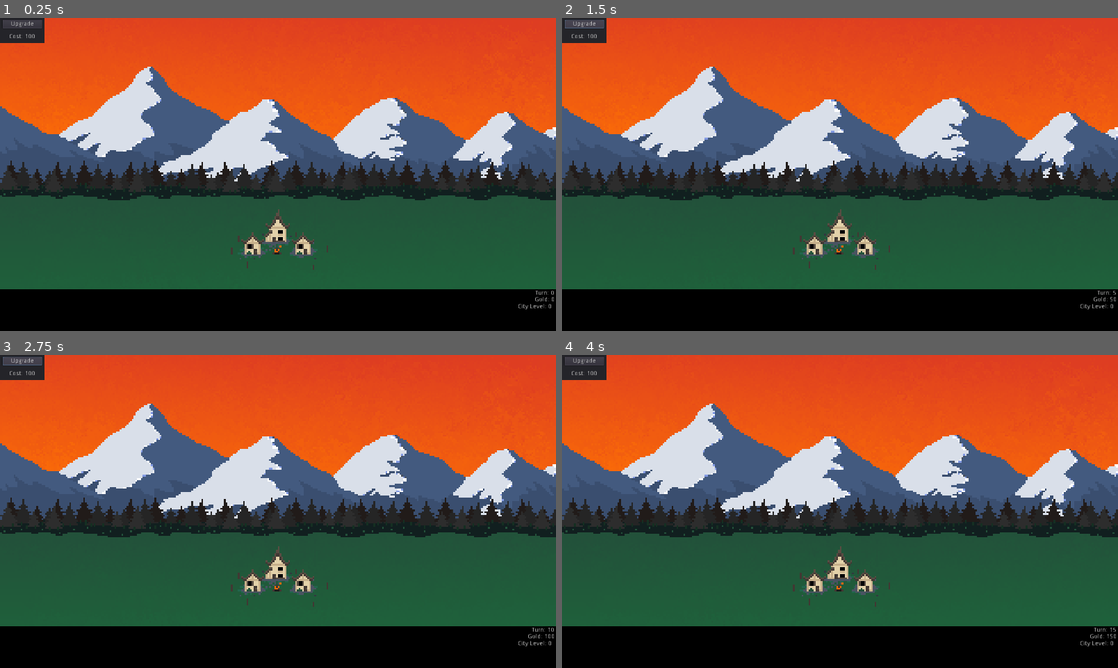
Above: before the commit, frames 1-4 (two rows, left to right).
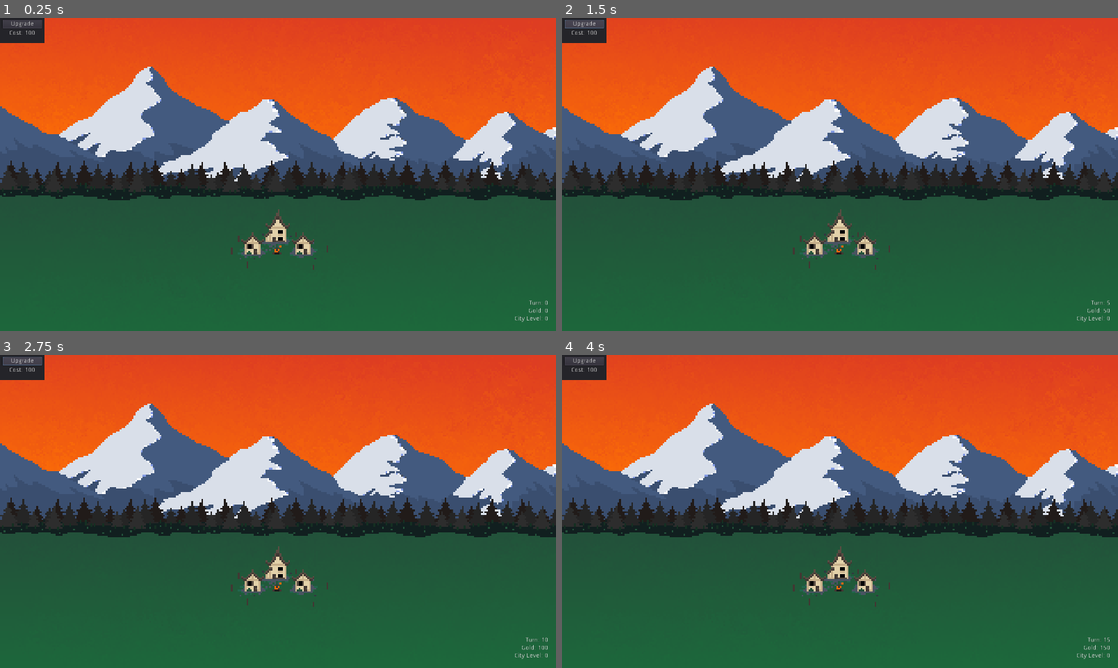
Above: after the commit, the same moments.

Repository: terrainbuilder52/Disaster_Dispatcher
Game: Godot game, scene res://Main_Scene.tscn
Two runs of this game, one before a commit and one after it. Both use one fixed random seed, a clock stepped at 60 frames per second and the inputs below.
Inputs:
- Up to frame 1 (0.25 s): no input
- Up to frame 2 (1.5 s): click "Upgrade" at 0.5 s; click "Upgrade" at 1.25 s
- Up to frame 3 (2.75 s): click "Upgrade" at 2 s
- Up to frame 4 (4 s): tap Enter (ui_accept) at 2.75, 3.02, 3.5, 3.77 s

The runs differ from the first frame. In frame 1, 13% of the frame differs, in the area x 0-100%, y 4-100%; in frame 2, 13%; in frame 3, 13%; in frame 4, 13%.

Commit message:
Rearranged GUI nodes

Diff:
--- a/Disaster_Dispatcher/City.gd
+++ b/Disaster_Dispatcher/City.gd
@@ -6,15 +6,15 @@
 func _ready():
 	var city_level = 0
 	var main_scene = get_parent()
-	main_scene.get_node("WorldUI/CanvasLayer/GoldLabel").text = "Gold: " + str(gold)
-	main_scene.get_node("WorldUI/CanvasLayer/CityLevelLabel").text = "City Level: " + str(city_level)
+	main_scene.get_node("WorldUI/StatsLabels/GoldLabel").text = "Gold: " + str(gold)
+	main_scene.get_node("WorldUI/StatsLabels/CityLevelLabel").text = "City Level: " + str(city_level)
 
 
 # Called every frame. 'delta' is the elapsed time since the previous frame.
 func _process(delta):
 	var main_scene = get_parent()
-	main_scene.get_node("WorldUI/CanvasLayer/GoldLabel").text = "Gold: " + str(gold)
-	main_scene.get_node("WorldUI/CanvasLayer/CityLevelLabel").text = "City Level: " + str(city_level)
+	main_scene.get_node("WorldUI/StatsLabels/GoldLabel").text = "Gold: " + str(gold)
+	main_scene.get_node("WorldUI/StatsLabels/CityLevelLabel").text = "City Level: " + str(city_level)
 
 func _on_World_turn_passed():
 	gold += 10
--- a/Disaster_Dispatcher/Main_Scene.gd
+++ b/Disaster_Dispatcher/Main_Scene.gd
@@ -20,7 +20,7 @@
 		time = 0
 		turn += 1
 		_on_Turn_passed()
-	$WorldUI/CanvasLayer/TurnLabel.text = "Turn: " + str(turn)
+	$WorldUI/StatsLabels/TurnLabel.text = "Turn: " + str(turn)
 
 
 func _on_Turn_passed():
--- a/Disaster_Dispatcher/Main_Scene.tscn
+++ b/Disaster_Dispatcher/Main_Scene.tscn
@@ -1,6 +1,5 @@
-[gd_scene load_steps=8 format=2]
+[gd_scene load_steps=7 format=2]
 
-[ext_resource path="res://UI.tscn" type="PackedScene" id=1]
 [ext_resource path="res://WorldBackground.tscn" type="PackedScene" id=2]
 [ext_resource path="res://City.tscn" type="PackedScene" id=3]
 [ext_resource path="res://Main_Scene.gd" type="Script" id=4]
@@ -16,8 +15,6 @@
 [node name="City" parent="." instance=ExtResource( 3 )]
 position = Vector2( 640, 512 )
 
-[node name="UI" parent="." instance=ExtResource( 1 )]
-
 [node name="WorldUI" type="Control" parent="."]
 margin_right = 40.0
 margin_bottom = 40.0
@@ -27,33 +24,7 @@
 "_edit_use_anchors_": false
 }
 
-[node name="CanvasLayer" type="CanvasLayer" parent="WorldUI"]
-layer = 100
-
-[node name="TurnLabel" type="Label" parent="WorldUI/CanvasLayer"]
-margin_left = 1202.0
-margin_top = 626.0
-margin_right = 1276.0
-margin_bottom = 645.0
-text = "Turn Label"
-align = 2
-autowrap = true
-__meta__ = {
-"_edit_use_anchors_": false
-}
-
-[node name="GoldLabel" type="Label" parent="WorldUI/CanvasLayer"]
-margin_left = 1205.62
-margin_top = 640.849
-margin_right = 1276.62
-margin_bottom = 660.849
-text = "Gold:"
-align = 2
-__meta__ = {
-"_edit_use_anchors_": false
-}
-
-[node name="Panel" type="Panel" parent="WorldUI/CanvasLayer"]
+[node name="ActionMenu" type="Panel" parent="WorldUI"]
 margin_right = 102.0
 margin_bottom = 57.0
 script = ExtResource( 6 )
@@ -61,7 +32,7 @@
 "_edit_use_anchors_": false
 }
 
-[node name="VSplitContainer" type="VSplitContainer" parent="WorldUI/CanvasLayer/Panel"]
+[node name="VSplitContainer" type="VBoxContainer" parent="WorldUI/ActionMenu"]
 margin_left = 6.0
 margin_top = 4.0
 margin_right = 97.0
@@ -70,27 +41,56 @@
 "_edit_use_anchors_": false
 }
 
-[node name="Button" type="Button" parent="WorldUI/CanvasLayer/Panel/VSplitContainer"]
+[node name="Button" type="Button" parent="WorldUI/ActionMenu/VSplitContainer"]
 margin_right = 91.0
 margin_bottom = 20.0
 text = "Upgrade"
 
-[node name="CostLabel" type="Label" parent="WorldUI/CanvasLayer/Panel/VSplitContainer"]
-margin_top = 32.0
+[node name="CostLabel" type="Label" parent="WorldUI/ActionMenu/VSplitContainer"]
+margin_top = 24.0
 margin_right = 91.0
-margin_bottom = 46.0
+margin_bottom = 38.0
 text = "Cost: 100"
 align = 1
 
-[node name="CityLevelLabel" type="Label" parent="WorldUI/CanvasLayer"]
-margin_left = 1192.18
-margin_top = 657.49
-margin_right = 1257.18
-margin_bottom = 671.49
+[node name="StatsLabels" type="VBoxContainer" parent="WorldUI"]
+margin_left = 1183.53
+margin_top = 648.902
+margin_right = 1248.53
+margin_bottom = 715.902
+__meta__ = {
+"_edit_group_": true,
+"_edit_use_anchors_": false
+}
+
+[node name="TurnLabel" type="Label" parent="WorldUI/StatsLabels"]
+margin_right = 65.0
+margin_bottom = 31.0
+text = "Turn Label"
+align = 2
+autowrap = true
+__meta__ = {
+"_edit_use_anchors_": false
+}
+
+[node name="GoldLabel" type="Label" parent="WorldUI/StatsLabels"]
+margin_top = 35.0
+margin_right = 65.0
+margin_bottom = 49.0
+text = "Gold:"
+align = 2
+__meta__ = {
+"_edit_use_anchors_": false
+}
+
+[node name="CityLevelLabel" type="Label" parent="WorldUI/StatsLabels"]
+margin_top = 53.0
+margin_right = 65.0
+margin_bottom = 67.0
 text = "City_level:"
 align = 2
 __meta__ = {
 "_edit_use_anchors_": false
 }
 [connection signal="turn_passed" from="." to="City" method="_on_World_turn_passed"]
-[connection signal="pressed" from="WorldUI/CanvasLayer/Panel/VSplitContainer/Button" to="City" method="_on_Button_pressed"]
+[connection signal="pressed" from="WorldUI/ActionMenu/VSplitContainer/Button" to="City" method="_on_Button_pressed"]
--- a/Disaster_Dispatcher/WorldUI.gd
+++ b/Disaster_Dispatcher/WorldUI.gd
@@ -8,4 +8,4 @@
 func _process(delta):
 	var city_level = get_parent().get_node("City").get("city_level")
 	if city_level == 3:
-		$CanvasLayer/Panel/VSplitContainer/Button.text = "MAXED"
+		$ActionMenu/VSplitContainer/Button.text = "MAXED"
